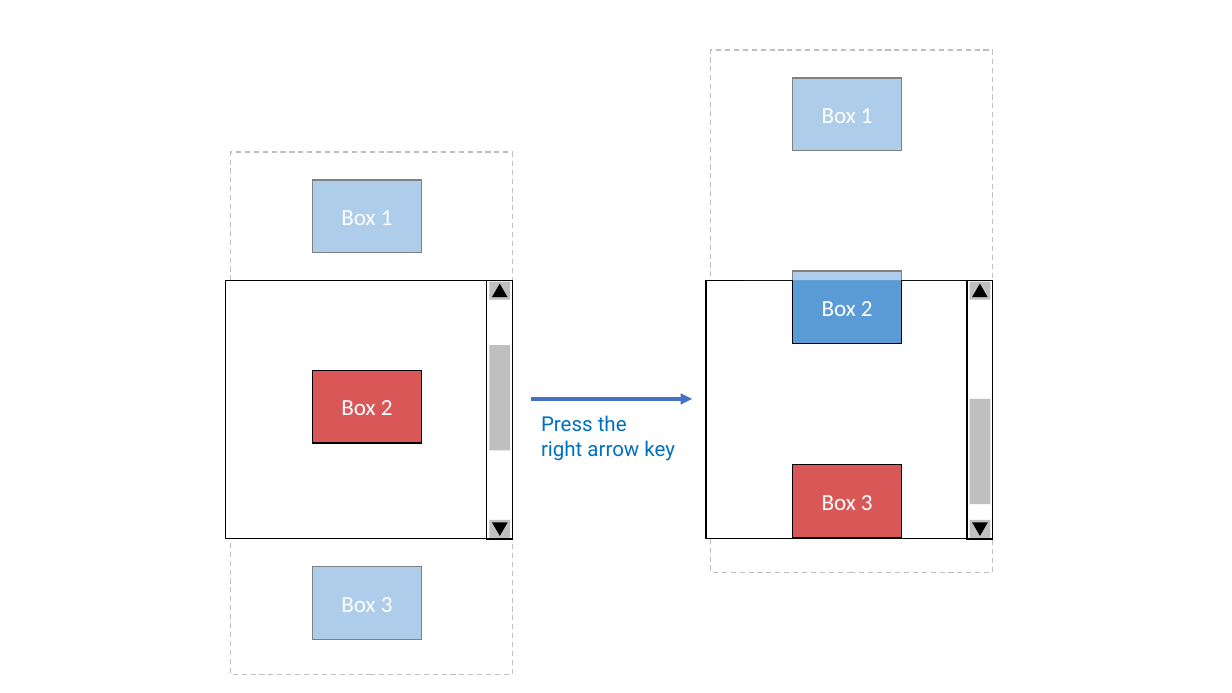
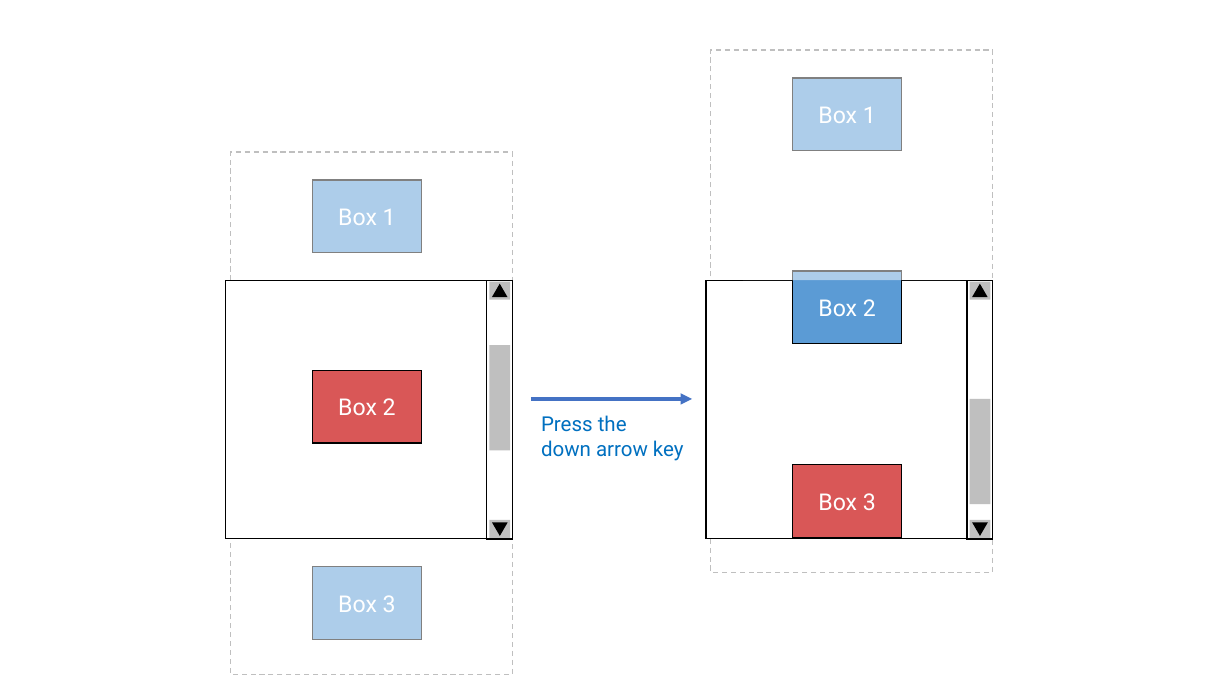
Before and after one commit to WICG/spatial-navigation, a slide deck: slide 13 of docs/images_of_spec.pptx (slide 12 before the commit). Drawn at 1232x693 pixels with LibreOffice and Linux fonts; fonts in the diff are those of the drawing. Boxes give left, top, right and bottom in pixels: in the first picture for what was removed or moved away, otherwise in the second. Text is boxed around its words. In the diff, an @@ line names an element or a change of style, - is before the commit and + after.

```diff
--- a/docs/images_of_spec.pptx
+++ b/docs/images_of_spec.pptx
@@ font Calibri to Roboto in 6 elements at [312,180,421,253], [312,567,421,640], [312,371,421,444], [793,78,902,151], [793,465,902,538], [793,271,902,344] @@
@@ text at [541,440,684,461]: text changed @@
-right arrow key
+down arrow key
```
Also in this commit, not shown: 1 slide added.
